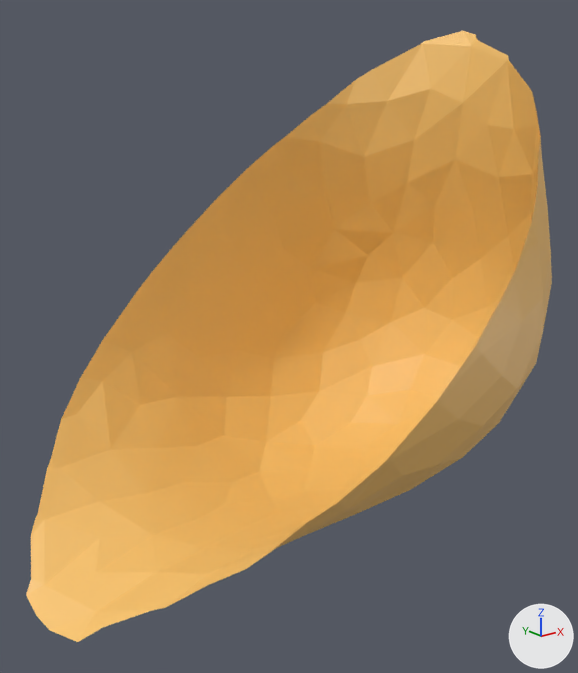
The glTF model artifacts/case_CMHA_AHMU1218001/aneurysm.glb: old version first, new version second.
One viewpoint serves both versions: a 50 mm lens placed at (15.46, -37.07, -28.34), pointed at (18.63, -33.11, -29.93). The axes (+X, +Y, +Z) are drawn at lower right. The lights are the same throughout. The picture after the commit comes second. Where no turn or scale is listed for an object, it has been applied to the vertices.

The first picture shows '3D_aneurysm_AHMU1218001.stl'.
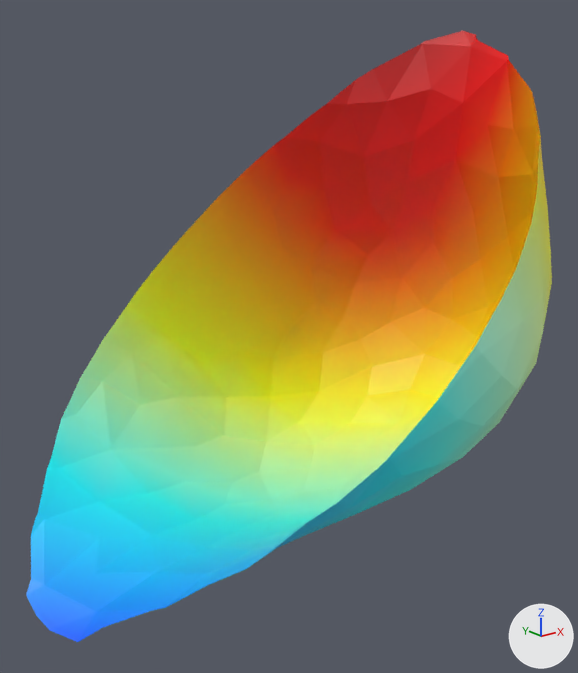
Boxes [x1, y1, x2, y2] around the edits, measured in the pictures (578 x 673 px):
```json
{"part": 1, "of": "me_3d_aneurysm_ahmu1218001_stl", "change": "recoloured", "before": [121, 117, 552, 448], "after": [121, 117, 552, 448], "on screen": "orange to yellow"}
{"part": 2, "of": "me_3d_aneurysm_ahmu1218001_stl", "change": "recoloured", "before": [26, 346, 502, 642], "after": [26, 346, 502, 642]}
{"part": 3, "of": "me_3d_aneurysm_ahmu1218001_stl", "change": "recoloured", "before": [61, 224, 551, 505], "after": [61, 224, 551, 505], "on screen": "orange to green"}
{"part": 4, "of": "me_3d_aneurysm_ahmu1218001_stl", "change": "recoloured", "before": [186, 61, 537, 366], "after": [186, 61, 537, 366], "on screen": "darker"}
{"part": 5, "of": "me_3d_aneurysm_ahmu1218001_stl", "change": "recoloured", "before": [250, 31, 512, 255], "after": [250, 31, 512, 255], "on screen": "orange to red"}
```

Edits to the scene script, one JSON object a line:
```json
{"block": "me_3d_aneurysm_ahmu1218001_stl", "where": "me_3d_aneurysm_ahmu1218001_stl.from_pydata(...)  # 229 vertices, 382 faces; spans x 16.82..20.72, y -34.38..-31.83, z -31.36..-27.94"}
{"block": "me_3d_aneurysm_ahmu1218001_stl", "where": "# used by ob_3d_aneurysm_ahmu1218001_stl; location = (0.0, 0.0, 0.0)"}
{"block": "me_3d_aneurysm_ahmu1218001_stl", "change": "me_3d_aneurysm_ahmu1218001_stl part 1: 90 faces centred in x 18.19..20.68, y -34.22..-31.83, z -31.12..-28.63 are repainted in the vertex colours; the middle colour goes from orange #f9c46c to yellow #ffec00"}
{"block": "me_3d_aneurysm_ahmu1218001_stl", "change": "me_3d_aneurysm_ahmu1218001_stl part 2: 100 faces centred in x 16.86..19.24, y -34.38..-32.11, z -31.32..-29.84 are repainted in the vertex colours; the middle colour goes from orange #f9c46c to cyan #00eeff"}
{"block": "me_3d_aneurysm_ahmu1218001_stl", "change": "me_3d_aneurysm_ahmu1218001_stl part 3: 78 faces centred in x 17.5..20.18, y -34.38..-31.88, z -31.29..-29.22 are repainted in the vertex colours; the middle colour goes from orange #f9c46c to green #c1ffb5"}
{"block": "me_3d_aneurysm_ahmu1218001_stl", "change": "me_3d_aneurysm_ahmu1218001_stl part 4: 62 faces centred in x 18.72..20.7, y -33.76..-31.85, z -30.51..-28.34 are repainted in the vertex colours; the middle colour goes from orange #f9c46c to orange #ff8c00"}
{"block": "me_3d_aneurysm_ahmu1218001_stl", "change": "me_3d_aneurysm_ahmu1218001_stl part 5: 52 faces centred in x 19.26..20.5, y -33.38..-31.97, z -29.58..-27.99 are repainted in the vertex colours; the middle colour goes from orange #f9c46c to red #e80000"}
```
